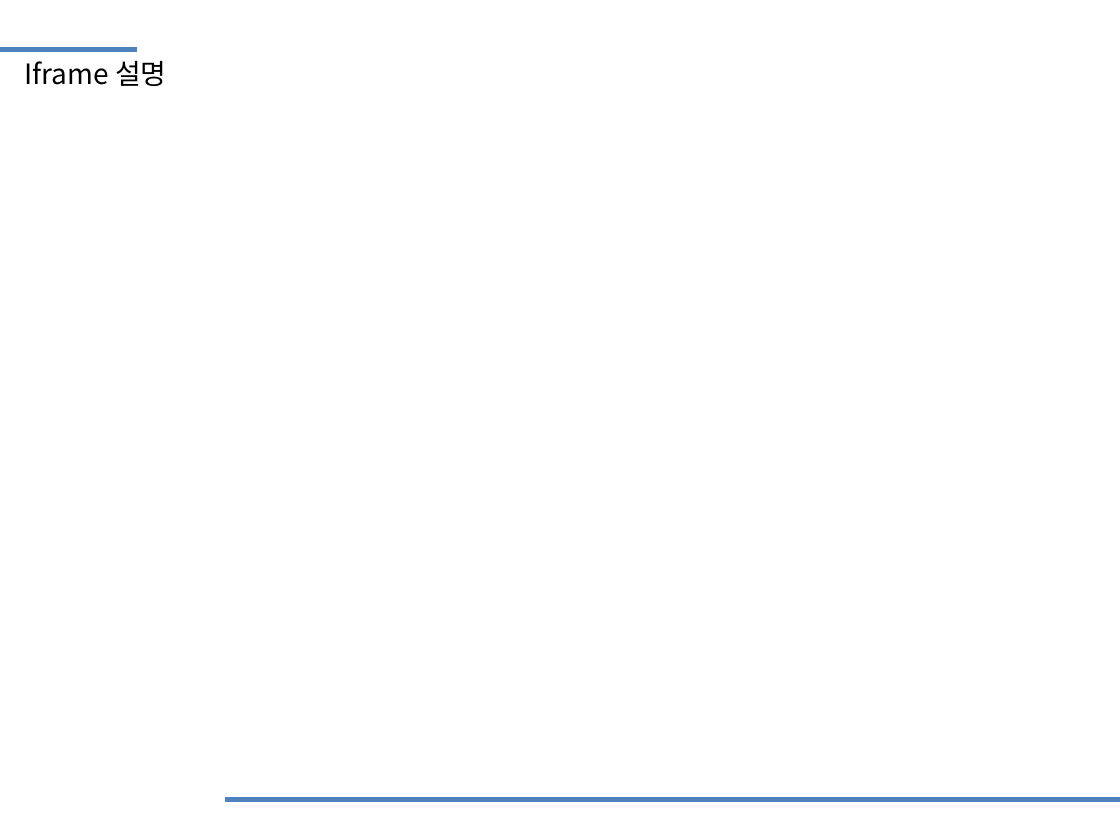
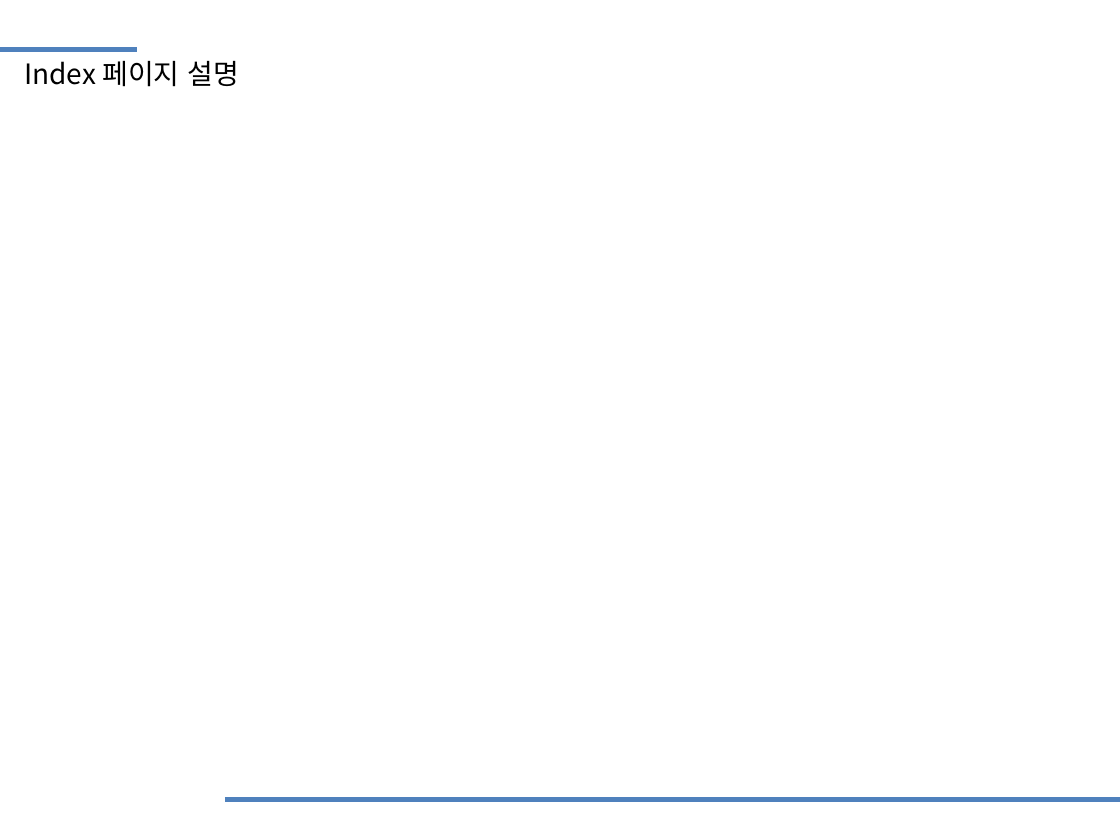
Before and after one commit to moon70717/iot_jsp, a slide deck: slide 9 of iot_jsp2/iot_jsp_page/문희주_웹페이지_발표.pptx (slide 8 before the commit). Drawn at 1120x840 pixels with LibreOffice and Linux fonts; fonts in the diff are those of the drawing. Boxes give left, top, right and bottom in pixels: in the first picture for what was removed or moved away, otherwise in the second. Text is boxed around its words. In the diff, an @@ line names an element or a change of style, - is before the commit and + after.

```diff
--- a/iot_jsp2/iot_jsp_page/문희주_웹페이지_발표.pptx
+++ b/iot_jsp2/iot_jsp_page/문희주_웹페이지_발표.pptx
@@ text at box(24, 61, 239, 87): text changed @@
-Iframe 설명
+Index 페이지 설명
```
Also in this commit, not shown: 2 other slides changed, 10 slides added, 30 other files.
